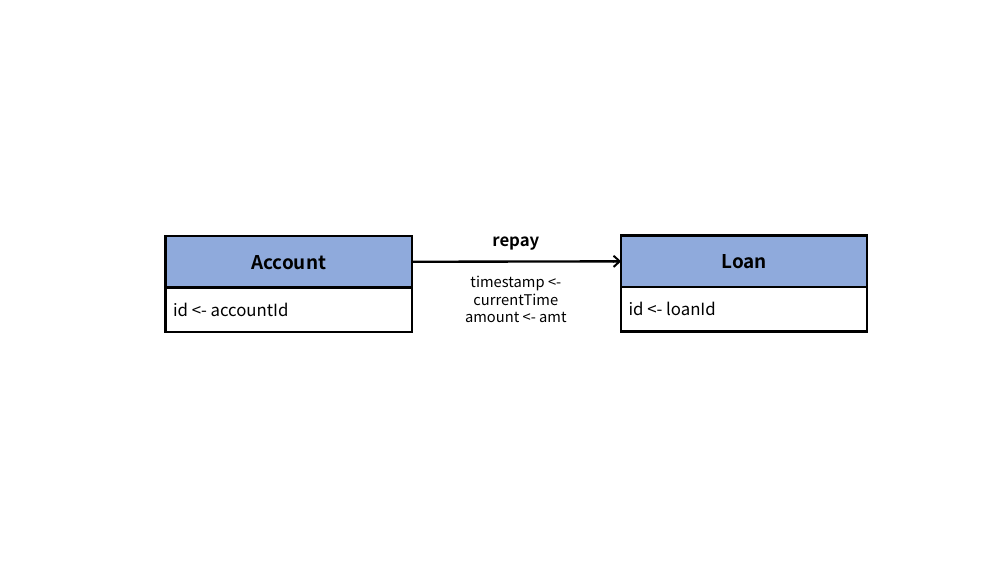
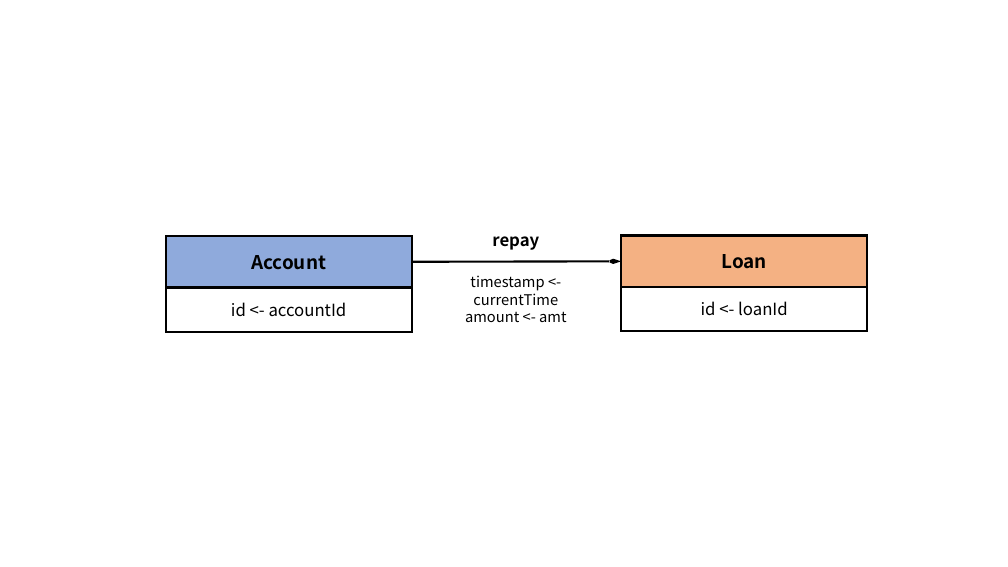
Before and after one commit to ldbc/ldbc_finbench_docs, a slide deck: slide 9 of patterns/transaction-write.pptx. Drawn at 1008x567 pixels with LibreOffice and Linux fonts; fonts in the diff are those of the drawing. Boxes give left, top, right and bottom in pixels: in the first picture for what was removed or moved away, otherwise in the second. Text is boxed around its words. In the diff, an @@ line names an element or a change of style, - is before the commit and + after.

```diff
--- a/patterns/transaction-write.pptx
+++ b/patterns/transaction-write.pptx
@@ rectangle "Loan" at [622,236,868,287]: fill #8FAADC to #F4B183; outline #000000 2.25 pt to #000000 2 pt @@
@@ arrow (622, 262) - (412, 262): stroke #000000 2.25 pt to #000000 2 pt @@
@@ rectangle "id <- accountId" at [166,287,412,332]: alignment left to centre; outline #000000 2.25 pt to #000000 2 pt @@
@@ rectangle "id <- loanId" at [622,287,868,332]: alignment left to centre; outline #000000 2.25 pt to #000000 2 pt @@
```
Also in this commit, not shown: 13 other slides changed, 1 slide added, 51 other files.
